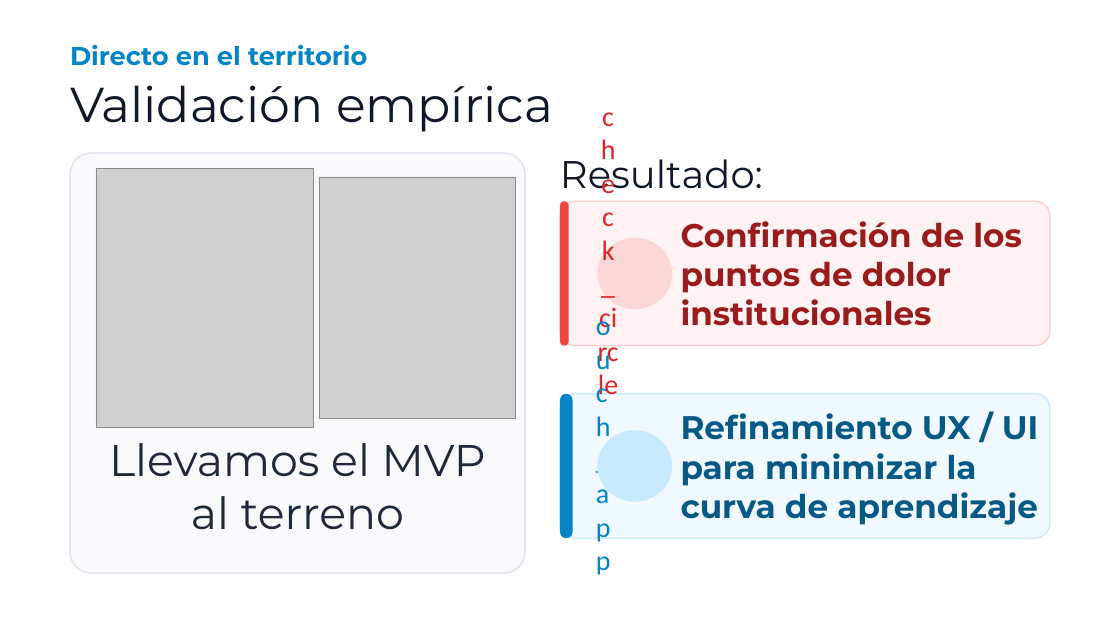
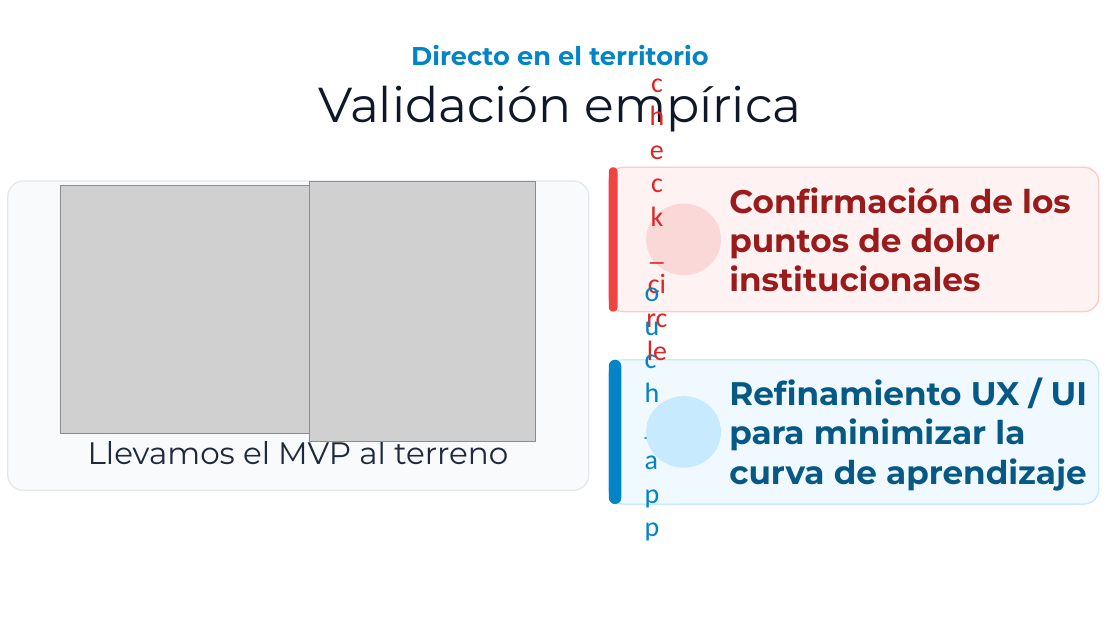
Before and after one commit to TrabajoProfesional-AGGZ/documentacion, a slide deck: slide 11 of entrega_final/defensa/Presentacion_SocioUnido.pptx (slide 10 before the commit). Drawn at 1120x630 pixels with LibreOffice and Linux fonts; fonts in the diff are those of the drawing; grey boxes stand for pictures; background and template pictures are left out. Boxes give left, top, right and bottom in pixels: in the first picture for what was removed or moved away, otherwise in the second. Text is boxed around its words. In the diff, an @@ line names an element or a change of style, - is before the commit and + after.

```diff
--- a/entrega_final/defensa/Presentacion_SocioUnido.pptx
+++ b/entrega_final/defensa/Presentacion_SocioUnido.pptx
@@ text "Directo en el territorio" at [319,45,802,132]: alignment left to centre @@
@@ text removed at [560,151,763,193] @@
-Resultado:
@@ rounded rectangle: place and size @@
-rounded rectangle at [70,153,525,573]
+rounded rectangle at [8,181,589,491]
@@ rounded rectangle at [8,181,589,491]: outline #E2E8F0 1.5 pt to #E2E8F0 1.05 pt @@
@@ picture: place and size @@
-picture at [96,168,313,427]
+picture at [61,186,309,434]
@@ picture: place and size @@
-picture at [319,177,516,418]
+picture at [309,181,536,442]
@@ 4 texts, 4 rounded rectangles, 2 ellipses: place and size @@
-4 texts, 4 rounded rectangles, 2 ellipses at [560,202,1050,539]
+4 texts, 4 rounded rectangles, 2 ellipses at [609,167,1099,504]
@@ text "Llevamos el MVP al terreno": place and size @@
-text "Llevamos el MVP al terreno" at [109,443,486,530]
+text "Llevamos el MVP al terreno" at [88,434,508,464]
@@ text "Llevamos el MVP al terreno" at [88,434,508,464]: size 38 to 26.7 pt @@
```
Also in this commit, not shown: 1 other slide changed, 7 slides added, 4 slides removed, 1 other file.
